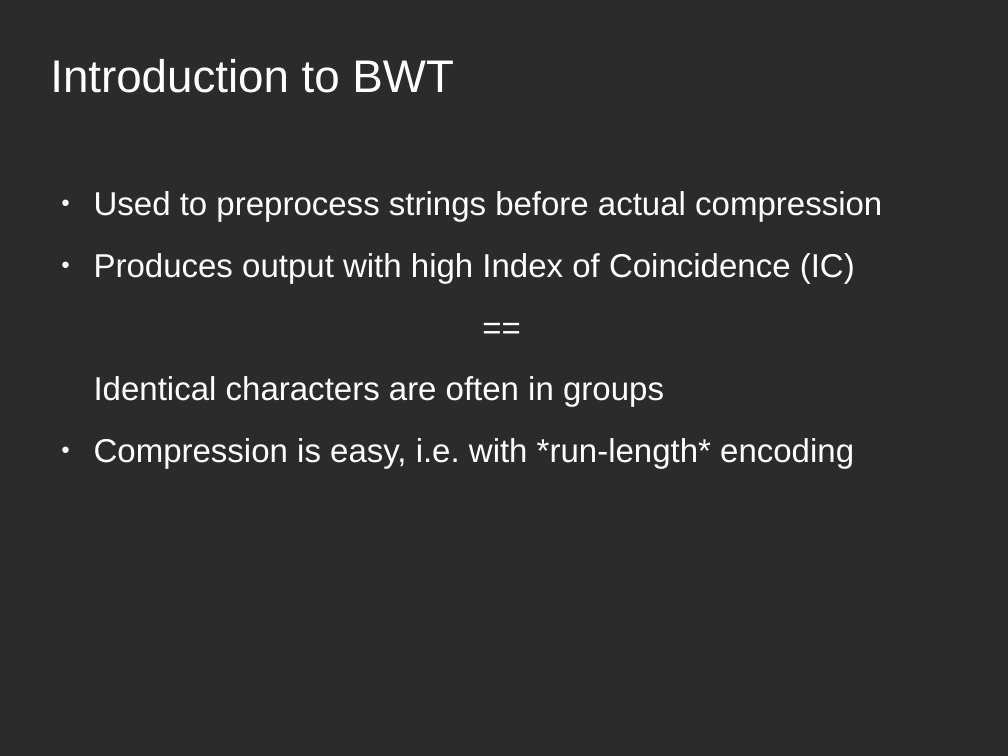
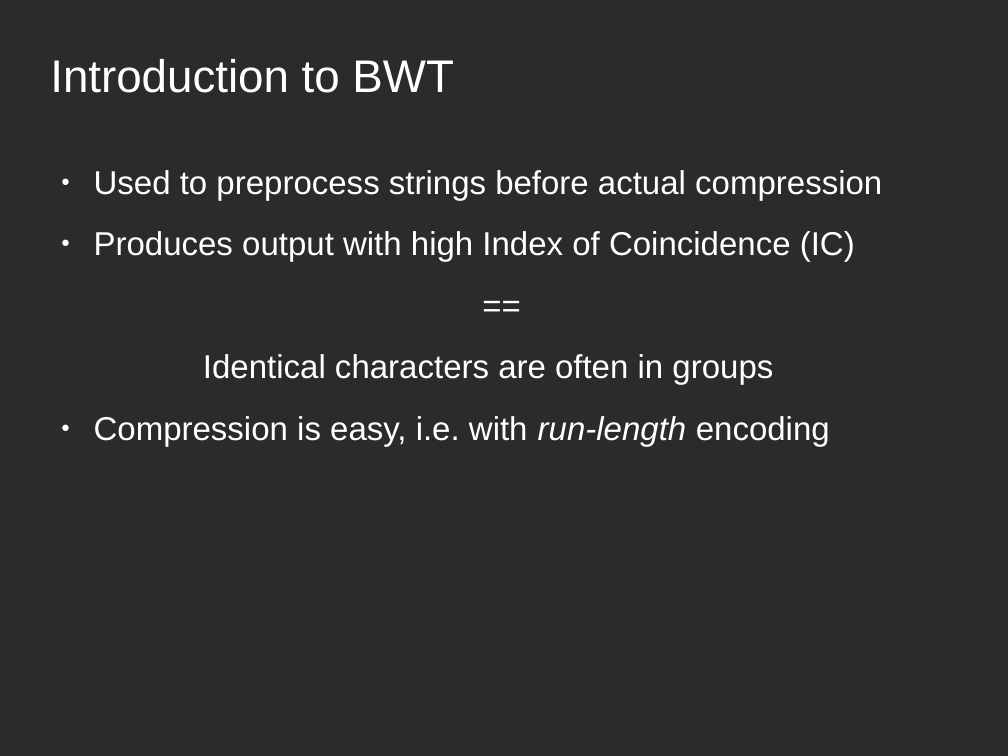
Before and after one commit to bebosudo/advanced-programming-II, a slide deck: slide 2 of paper_presentation/bwt.odp. Drawn at 1008x756 pixels with LibreOffice and Linux fonts; fonts in the diff are those of the drawing; background and template pictures are left out; a plain dark background stands for a picture behind light text. Boxes give left, top, right and bottom in pixels: in the first picture for what was removed or moved away, otherwise in the second. Text is boxed around its words. In the diff, an @@ line names an element or a change of style, - is before the commit and + after.

```diff
--- a/paper_presentation/bwt.odp
+++ b/paper_presentation/bwt.odp
@@ text "Used to preprocess strings before ...": place and size @@
-text "Used to preprocess strings before ..." at (94,191,882,468)
+text "Used to preprocess strings before ..." at (94,170,882,447)
@@ text at (203,354,773,385): alignment left to centre @@
@@ text at (94,416,830,447): text changed @@
-● Compression is easy, i.e. with *run-length* encoding
+● Compression is easy, i.e. with run-length encoding
```
Also in this commit, not shown: 17 other slides changed, 1 slide added, 1 other file.
